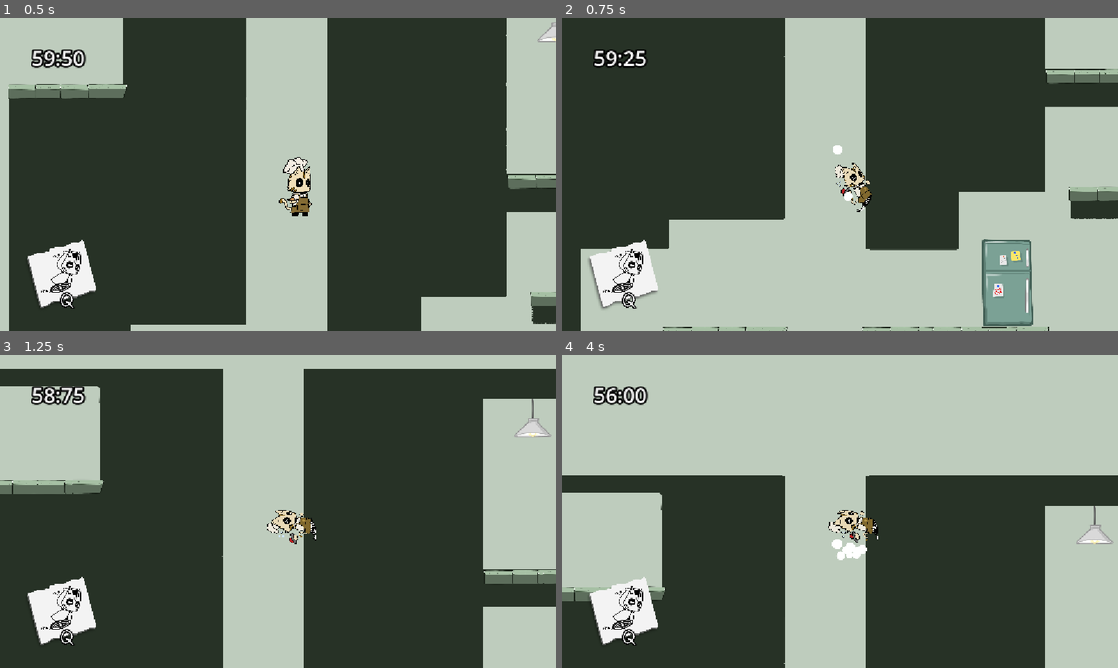
Above: before the commit, frames 1-4 (two rows, left to right).
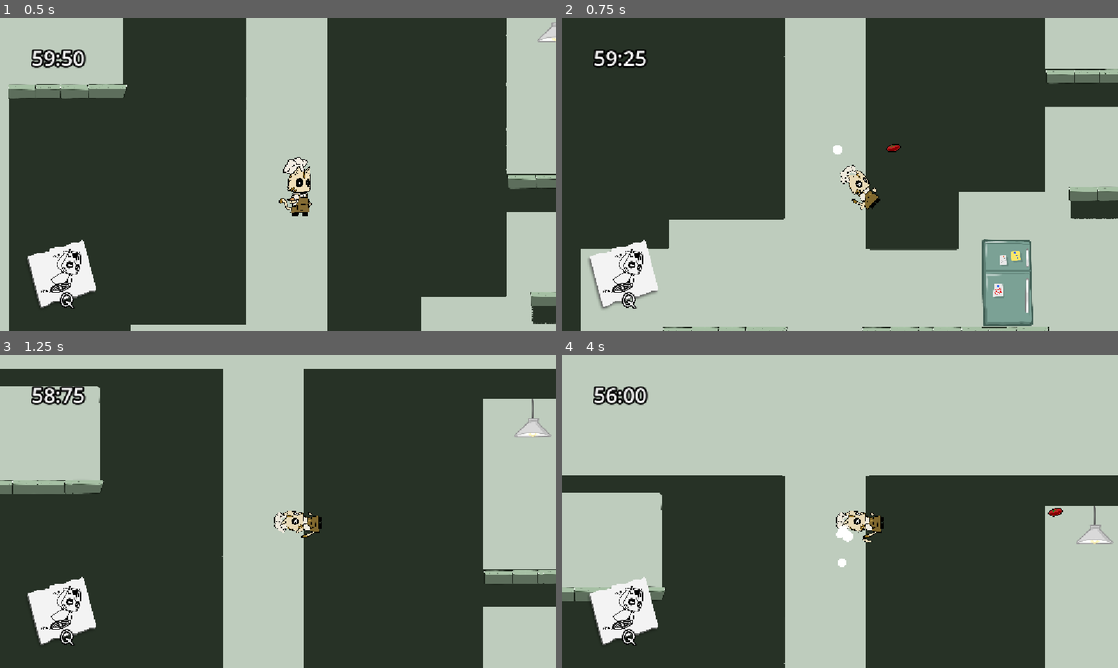
Above: after the commit, the same moments.

Repository: misaereal/OnlyTimeWillKillYou
Game: Godot game, scene res://Scenes/level_1.tscn
Same seed, same stepped clock (60 frames per second), same inputs: the game is played once before the commit and once after it.
Inputs:
- Up to frame 1 (0.5 s): no input
- Up to frame 2 (0.75 s): hold D (move_right) from 0.53 s (still down); tap J (attack) at 0.6 s
- Up to frame 3 (1.25 s): keep holding D (move_right); tap W (jump) at 0.77 s
- Up to frame 4 (4 s): tap J (attack) at 1.35, 2.3, 2.85, 3.6 s; tap W (jump) at 1.52, 3.02, 3.77 s; release D (move_right) at 2.03 s; hold A (move_left) 2.03-2.78 s; tap E (interact) at 2.1 s; hold D (move_right) from 2.78 s (still down)

Frame 1 is identical in both runs. In frame 2, 0.7% of the frame differs, in the area x 49-61%, y 40-62%; in frame 3, 0.6%; in frame 4, 1.0%, in the area x 47-91%, y 48-68%.

Commit message:
finished

Diff:
--- a/Assets/Scripts/Movement.gd
+++ b/Assets/Scripts/Movement.gd
@@ -1,4 +1,7 @@
 extends CharacterBody2D
+
+const TOMATO_SCENE: PackedScene = preload("res://Scenes/tomato.tscn")
+var _is_attacking: bool = false
 
 @export_category("Movement")
 @export var move_speed: float = 650.0
@@ -53,6 +56,9 @@
 signal jumped
 signal landed
 
+func _ready() -> void:
+	if animated_sprite:
+		animated_sprite.animation_finished.connect(_on_attack_animation_finished)
 
 
 
@@ -178,6 +184,10 @@
 func _update_animation() -> void:
 	if not animated_sprite:
 		return
+	if _is_attacking:
+		if run_particles:
+			run_particles.emitting = false
+		return
 
 	var input_dir := Input.get_axis("move_left", "move_right")
 	var is_moving := absf(velocity.x) > 10.0 and input_dir != 0.0
@@ -195,13 +205,25 @@
 func _handle_attack(delta: float) -> void:
 	_attack_cooldown_timer = max(_attack_cooldown_timer - delta, 0.0)
 
-	if attack_area and animated_sprite:
-		attack_area.scale.x = -1.0 if animated_sprite.flip_h else 1.0
-
-	if Input.is_action_just_pressed(attack_action) and _attack_cooldown_timer <= 0.0 and attack_area:
+	if Input.is_action_just_pressed(attack_action) and _attack_cooldown_timer <= 0.0:
+		_attack_cooldown_timer = attack_cooldown
 		SoundManager.play_sfx(SoundManager.SFX_ATTACK)
-		_attack_cooldown_timer = attack_cooldown
-
-		for body in attack_area.get_overlapping_bodies():
-			if body.is_in_group("enemy") and body.has_method("take_damage"):
-				body.take_damage(attack_damage)
+
+		_is_attacking = true
+		if animated_sprite:
+			animated_sprite.play("attack")
+
+		_throw_tomato()
+
+func _throw_tomato() -> void:
+	var tomato := TOMATO_SCENE.instantiate()
+	get_tree().current_scene.add_child(tomato)
+
+	var dir: float = -1.0 if (animated_sprite and animated_sprite.flip_h) else 1.0
+	tomato.direction = dir
+	tomato.damage = attack_damage
+	tomato.global_position = attack_area.global_position if attack_area else global_position
+
+func _on_attack_animation_finished() -> void:
+	if animated_sprite.animation == "attack":
+		_is_attacking = false
--- a/Scenes/fork_enemy.tscn
+++ b/Scenes/fork_enemy.tscn
@@ -12,7 +12,7 @@
 [ext_resource type="Texture2D" uid="uid://cnhlo4c4wh574" path="res://Assets/Images/Sprites/fork_monster0004.png" id="6_hsmlr"]
 
 [sub_resource type="RectangleShape2D" id="RectangleShape2D_p5viw"]
-size = Vector2(20, 32)
+size = Vector2(20, 48)
 
 [sub_resource type="RectangleShape2D" id="RectangleShape2D_jc63w"]
 size = Vector2(55, 44)
@@ -62,7 +62,7 @@
 script = ExtResource("1_yuo1d")
 
 [node name="CollisionShape2D" type="CollisionShape2D" parent="." unique_id=1987538543]
-position = Vector2(0, -6)
+position = Vector2(0, -14)
 shape = SubResource("RectangleShape2D_p5viw")
 
 [node name="DetectionArea" type="Area2D" parent="." unique_id=60676803]
--- a/Scenes/player.tscn
+++ b/Scenes/player.tscn
@@ -6,10 +6,16 @@
 [ext_resource type="Script" uid="uid://biwbyuvmjjqsh" path="res://Assets/Scripts/dashIcon.gd" id="4_fkybt"]
 [ext_resource type="Script" uid="uid://c7vmqf26hb435" path="res://Assets/Scripts/timerUi.gd" id="5_fkybt"]
 [ext_resource type="Texture2D" uid="uid://hsjscvqf5n3l" path="res://Assets/Images/Sprites/cat_running0000.png" id="6_gymyn"]
+[ext_resource type="Texture2D" uid="uid://kmnl71nt32g6" path="res://Assets/Images/Sprites/cat_attack0000.png" id="6_igrcy"]
+[ext_resource type="Texture2D" uid="uid://dojt2p7evpilv" path="res://Assets/Images/Sprites/cat_attack0001.png" id="7_fs7ks"]
 [ext_resource type="Texture2D" uid="uid://c0j5ox6yj8eso" path="res://Assets/Images/Sprites/cat_running0001.png" id="7_pu2lt"]
+[ext_resource type="Texture2D" uid="uid://bgvvnamweul6q" path="res://Assets/Images/Sprites/cat_attack0002.png" id="8_l6n3p"]
 [ext_resource type="Texture2D" uid="uid://dsupoaiwp7xc6" path="res://Assets/Images/Sprites/cat_running0002.png" id="8_ukyrk"]
 [ext_resource type="Texture2D" uid="uid://c0tr6ebsrtq7" path="res://Assets/Images/Sprites/cat_running0004.png" id="9_7dp3o"]
+[ext_resource type="Texture2D" uid="uid://cf84o5wp0c7qg" path="res://Assets/Images/Sprites/cat_attack0003.png" id="9_olqyp"]
 [ext_resource type="Texture2D" uid="uid://c8sixub2xhf4f" path="res://Assets/Images/Sprites/cat_running0003.png" id="10_h4iuc"]
+[ext_resource type="Texture2D" uid="uid://cubejk0yw6vu1" path="res://Assets/Images/Sprites/cat_attack0004.png" id="10_wpjfl"]
+[ext_resource type="Texture2D" uid="uid://ddble6s7g7ida" path="res://Assets/Images/Sprites/cat_attack0005.png" id="11_bi64h"]
 [ext_resource type="Texture2D" uid="uid://5vttyphnlmni" path="res://Assets/Images/Sprites/cat_running0005.png" id="11_fd4e3"]
 [ext_resource type="PackedScene" uid="uid://ceeapr4jgqd7a" path="res://Scenes/TrailParticles.tscn" id="12_pu2lt"]
 
@@ -23,6 +29,29 @@
 
 [sub_resource type="SpriteFrames" id="SpriteFrames_uj04i"]
 animations = [{
+"frames": [{
+"duration": 1.0,
+"texture": ExtResource("6_igrcy")
+}, {
+"duration": 1.0,
+"texture": ExtResource("7_fs7ks")
+}, {
+"duration": 1.0,
+"texture": ExtResource("8_l6n3p")
+}, {
+"duration": 1.0,
+"texture": ExtResource("9_olqyp")
+}, {
+"duration": 1.0,
+"texture": ExtResource("10_wpjfl")
+}, {
+"duration": 1.0,
+"texture": ExtResource("11_bi64h")
+}],
+"loop": 0,
+"name": &"attack",
+"speed": 5.0
+}, {
 "frames": [{
 "duration": 1.0,
 "texture": ExtResource("1_v0iea")
@@ -101,7 +130,9 @@
 position = Vector2(40, 25.714287)
 scale = Vector2(0.08, 0.085)
 sprite_frames = SubResource("SpriteFrames_uj04i")
-animation = &"idle"
+animation = &"attack"
+frame = 5
+frame_progress = 1.0
 speed_scale = 1.7
 
 [node name="AttackArea" type="Area2D" parent="." unique_id=933916403]
--- a/Scenes/spoon_enemy.tscn
+++ b/Scenes/spoon_enemy.tscn
@@ -12,7 +12,7 @@
 [ext_resource type="Texture2D" uid="uid://dfrvjftma56oa" path="res://Assets/Images/Sprites/spoon_monster0004.png" id="6_j0qev"]
 
 [sub_resource type="RectangleShape2D" id="RectangleShape2D_p5viw"]
-size = Vector2(20, 32)
+size = Vector2(20, 46)
 
 [sub_resource type="RectangleShape2D" id="RectangleShape2D_jc63w"]
 size = Vector2(55, 44)
@@ -62,7 +62,7 @@
 script = ExtResource("1_j0qev")
 
 [node name="CollisionShape2D" type="CollisionShape2D" parent="." unique_id=1987538543]
-position = Vector2(0, -6)
+position = Vector2(0, -13)
 shape = SubResource("RectangleShape2D_p5viw")
 
 [node name="DetectionArea" type="Area2D" parent="." unique_id=60676803]
--- /dev/null
+++ b/Scenes/tomato.gd
@@ -0,0 +1,22 @@
+extends Area2D
+
+@export var speed: float = 900.0
+@export var damage: int = 1
+@export var lifetime: float = 2.0
+
+var direction: float = 1.0  # 1 = droite, -1 = gauche
+
+func _ready() -> void:
+	body_entered.connect(_on_body_entered)
+
+	await get_tree().create_timer(lifetime).timeout
+	if is_instance_valid(self):
+		queue_free()
+
+func _physics_process(delta: float) -> void:
+	position.x += direction * speed * delta
+
+func _on_body_entered(body: Node) -> void:
+	if body.is_in_group("enemy") and body.has_method("take_damage"):
+		body.take_damage(damage)
+		queue_free()
--- /dev/null
+++ b/Scenes/tomato.tscn
@@ -0,0 +1,18 @@
+[gd_scene format=3 uid="uid://ceqvdi5hxvutj"]
+
+[ext_resource type="Script" uid="uid://bahlepiuhuoh5" path="res://Scenes/tomato.gd" id="1_bnlwl"]
+[ext_resource type="Texture2D" uid="uid://b2bresgcasdrw" path="res://Assets/Images/Sprites/tomato_thrown0000.png" id="1_ho7p5"]
+
+[sub_resource type="CircleShape2D" id="CircleShape2D_uj04i"]
+
+[node name="Tomato" type="Area2D" unique_id=235704232]
+collision_mask = 5
+script = ExtResource("1_bnlwl")
+
+[node name="CollisionShape2D" type="CollisionShape2D" parent="." unique_id=431061307]
+shape = SubResource("CircleShape2D_uj04i")
+
+[node name="Sprite2D" type="Sprite2D" parent="." unique_id=1519023350]
+position = Vector2(45, -5)
+scale = Vector2(0.1, 0.1)
+texture = ExtResource("1_ho7p5")
Binary file added: Assets/Images/Sprites/cat_attack0000.png
Not shown, added: Assets/Images/Sprites/cat_attack0000.png.import
Binary file added: Assets/Images/Sprites/cat_attack0001.png
Not shown, added: Assets/Images/Sprites/cat_attack0001.png.import
Binary file added: Assets/Images/Sprites/cat_attack0002.png
Not shown, added: Assets/Images/Sprites/cat_attack0002.png.import
Binary file added: Assets/Images/Sprites/cat_attack0003.png
Not shown, added: Assets/Images/Sprites/cat_attack0003.png.import
Binary file added: Assets/Images/Sprites/cat_attack0004.png
Not shown, added: Assets/Images/Sprites/cat_attack0004.png.import
Binary file added: Assets/Images/Sprites/cat_attack0005.png
Not shown, added: Assets/Images/Sprites/cat_attack0005.png.import
(and 3 more such lines)
